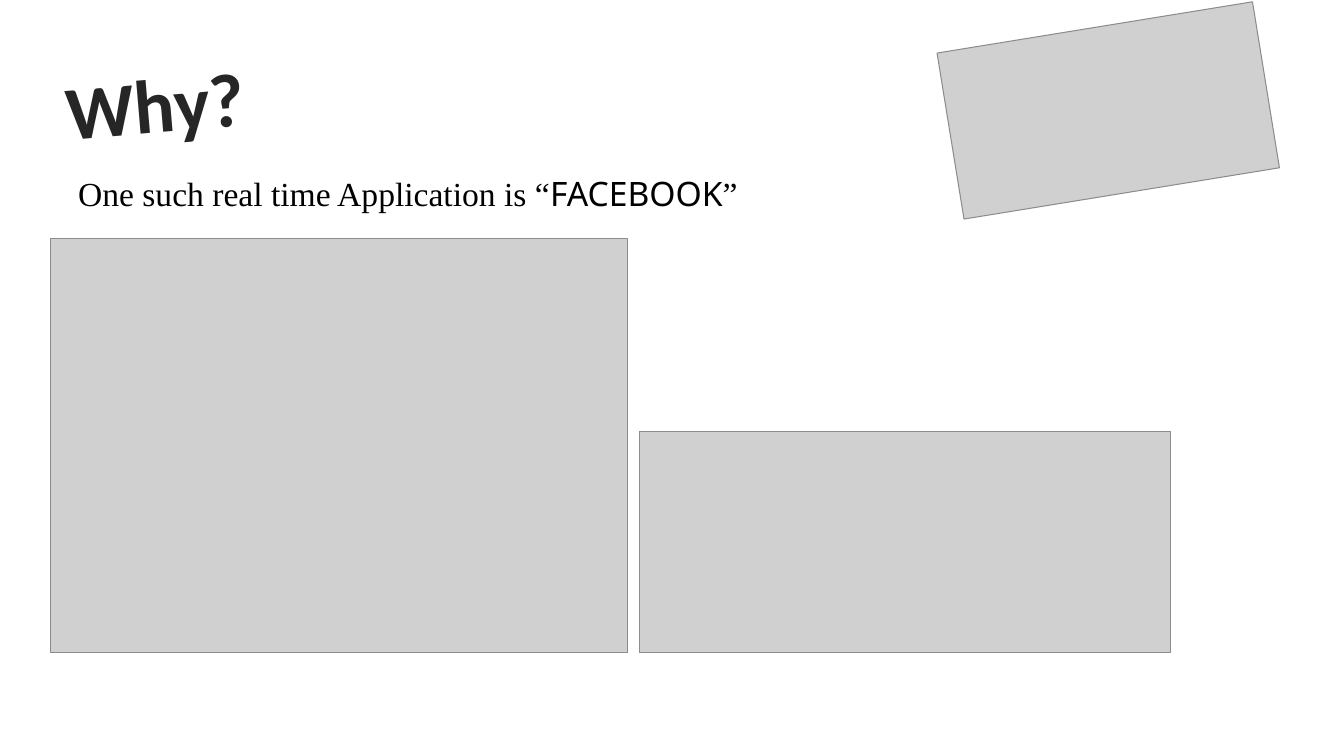
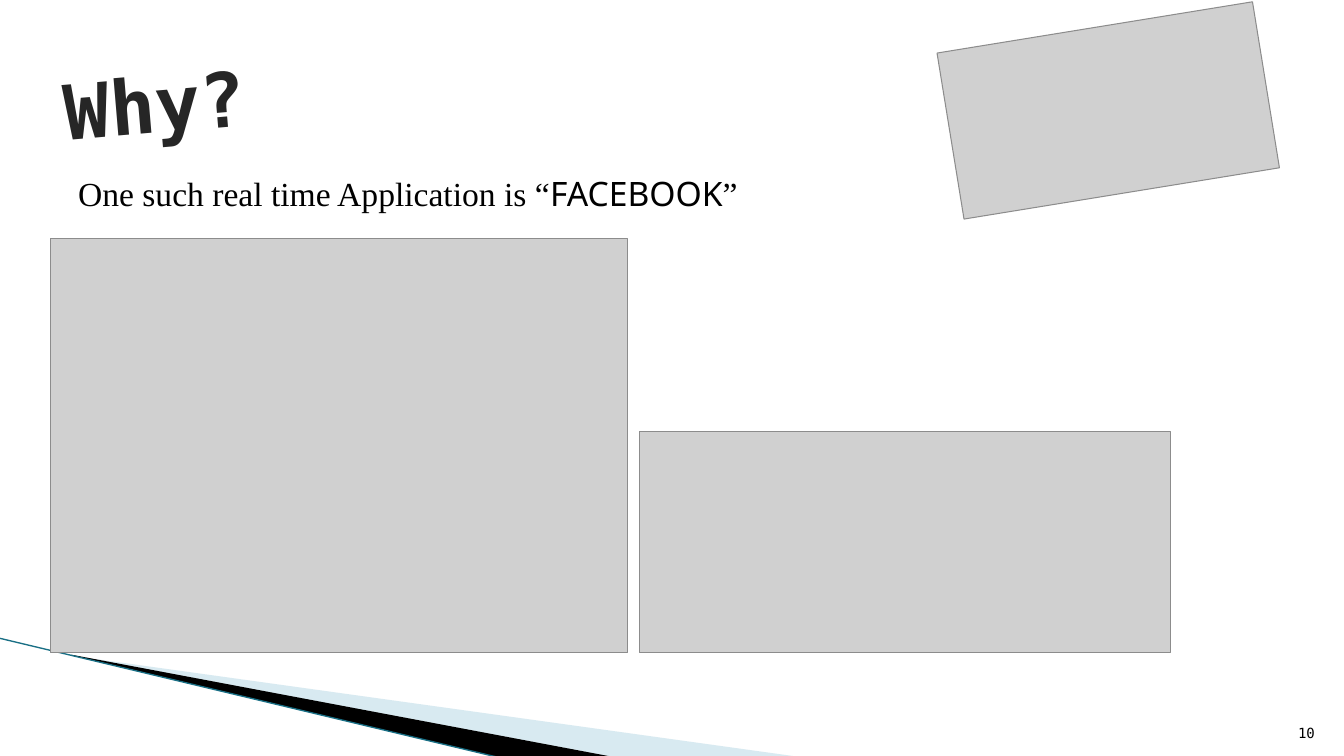
Before and after one commit to sirikoushik/PPT, a slide deck: slide 10 of Access Modifiers.pptx. Drawn at 1344x756 pixels with LibreOffice and Linux fonts; fonts in the diff are those of the drawing; grey boxes stand for pictures; background and template pictures are left out. Boxes give left, top, right and bottom in pixels: in the first picture for what was removed or moved away, otherwise in the second. Text is boxed around its words. In the diff, an @@ line names an element or a change of style, - is before the commit and + after.

```diff
--- a/Access Modifiers.pptx
+++ b/Access Modifiers.pptx
@@ text "Why?" at <box>67,71,248,147</box>: font Calibri to DejaVu Sans Mono @@
@@ line added from (0, 638) to (499, 756), #97C5D8 0.95 pt @@
@@ freeform shape added at <box>72,654,614,756</box>, fill #000000 @@
@@ freeform shape added at <box>74,655,800,756</box>, fill #A0CBDC at 40% opacity @@
@@ page number added at <box>1298,727,1315,739</box>, 10 pt, text #000000 @@
+10
```
Also in this commit, not shown: 8 other slides changed, 2 slides added, 2 slides removed.
